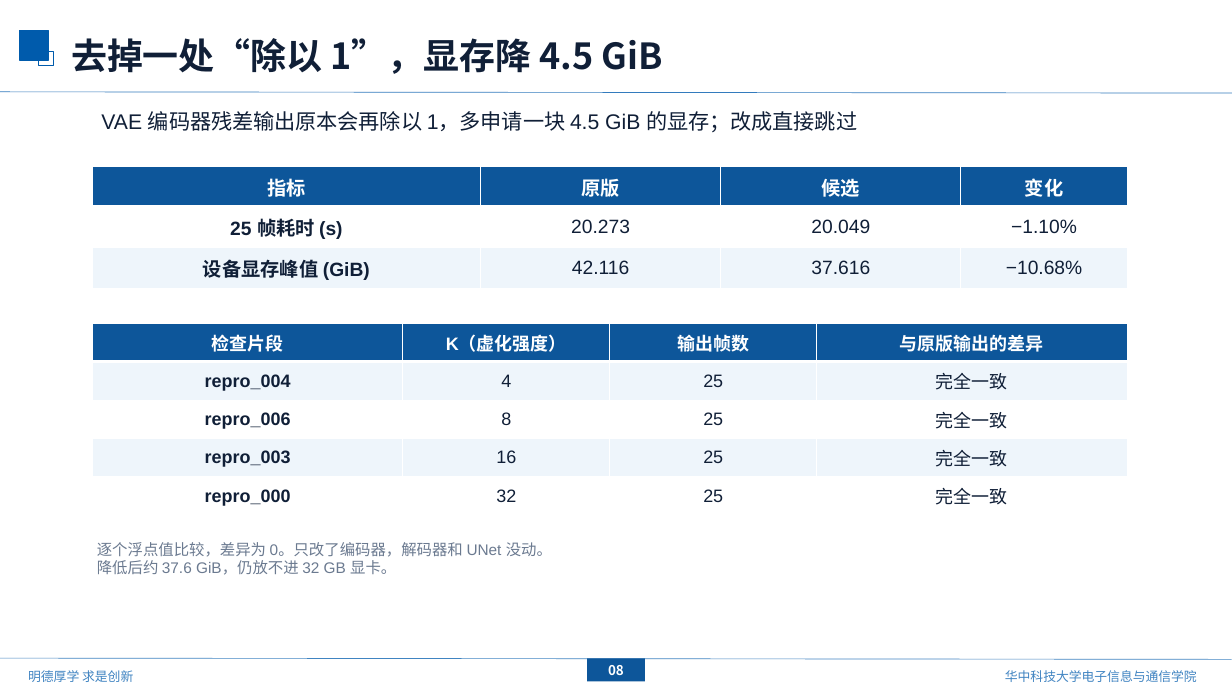
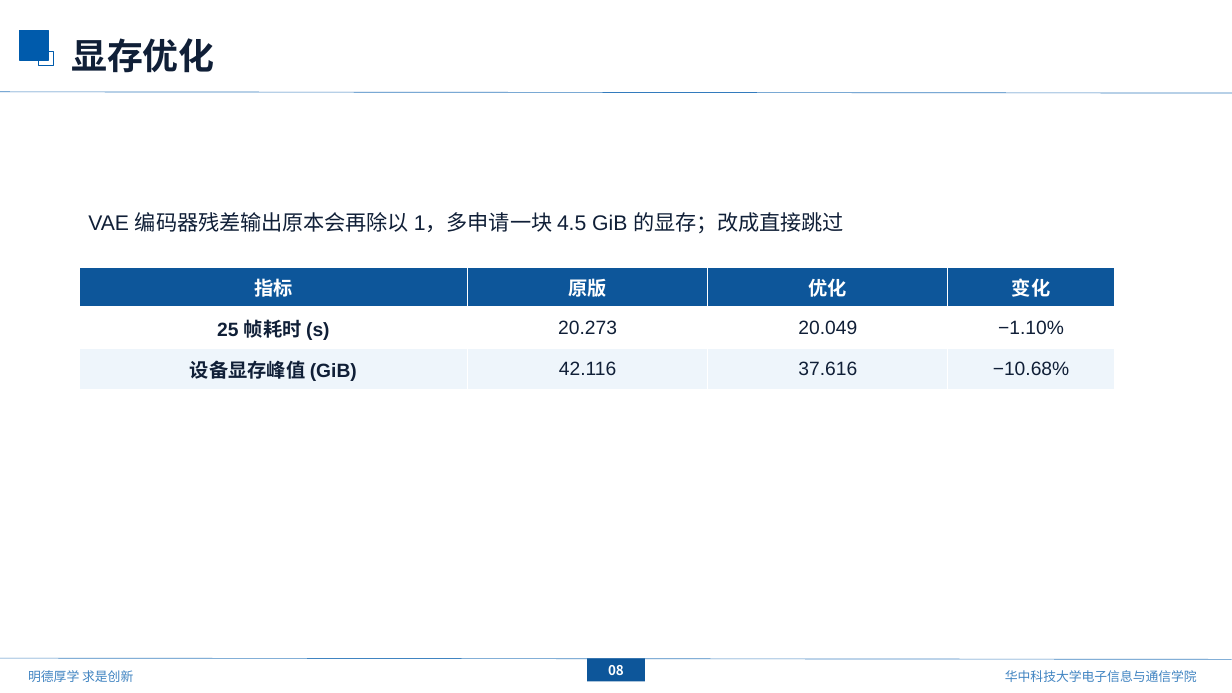
Before and after one commit to mengmcy1/OPPO-depth-guided-video-bokeh, a slide deck: slide 9 of 汇报/2026-10-16_基线更新与ATB分析/基线更新与ATB分析_1016_表格版.pptx. Drawn at 1232x693 pixels with LibreOffice and Linux fonts; fonts in the diff are those of the drawing; background and template pictures are left out. Boxes give left, top, right and bottom in pixels: in the first picture for what was removed or moved away, otherwise in the second. Text is boxed around its words. In the diff, an @@ line names an element or a change of style, - is before the commit and + after.

```diff
--- a/汇报/2026-10-16_基线更新与ATB分析/基线更新与ATB分析_1016_表格版.pptx
+++ b/汇报/2026-10-16_基线更新与ATB分析/基线更新与ATB分析_1016_表格版.pptx
@@ text at [71,38,215,73]: text changed @@
-去掉一处“除以 1”，显存降 4.5 GiB
+显存优化
@@ text "VAE 编码器残差输出原本会再除以 1，多申请一块 4.5 GiB ...": place and size @@
-text "VAE 编码器残差输出原本会再除以 1，多申请一块 4.5 GiB ..." at [101,111,857,132]
+text "VAE 编码器残差输出原本会再除以 1，多申请一块 4.5 GiB ..." at [88,212,844,233]
@@ table at [79,267,1115,389] @@
-row 1, column 3: 候选
+row 1, column 3: 优化
@@ table: place and size @@
-table at [92,166,1128,370]
+table at [79,267,1115,389]
@@ table removed at [92,323,1128,516], 5 rows, 4 columns @@
-检查片段 | K（虚化强度） | 输出帧数 | 与原版输出的差异
-repro_004 | 4 | 25 | 完全一致
-repro_006 | 8 | 25 | 完全一致
-repro_003 | 16 | 25 | 完全一致
-repro_000 | 32 | 25 | 完全一致
@@ text removed at [97,542,552,575] @@
-逐个浮点值比较，差异为 0。只改了编码器，解码器和 UNet 没动。
-降低后约 37.6 GiB，仍放不进 32 GB 显卡。
```
Also in this commit, not shown: 1 other file.
